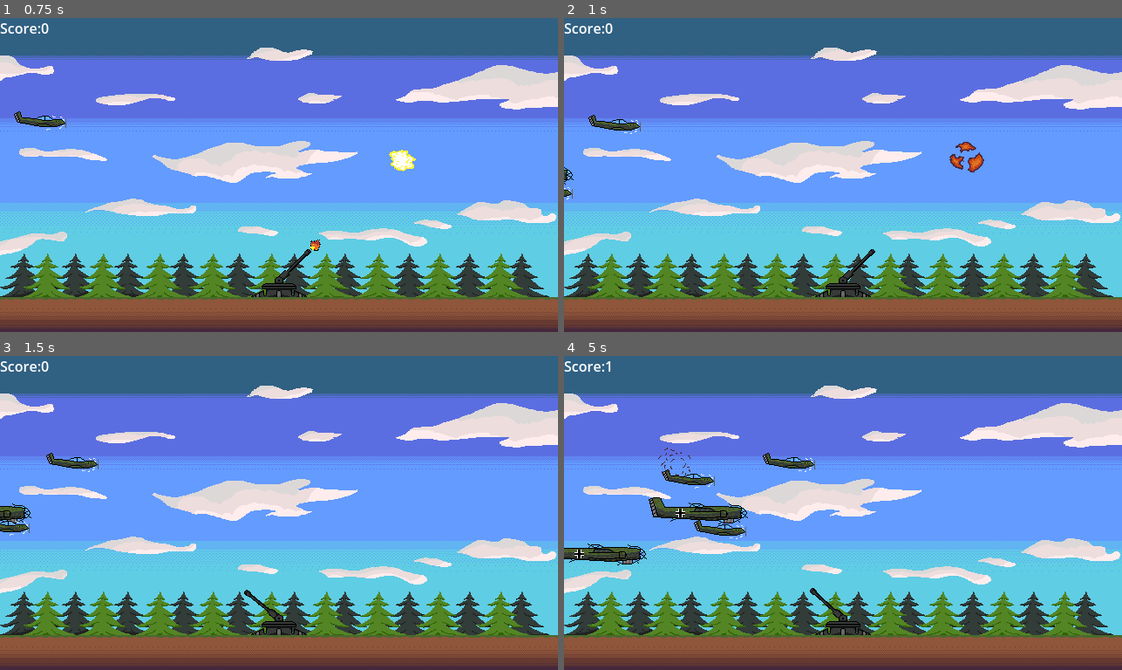
Above: before the commit, frames 1-4 (two rows, left to right).
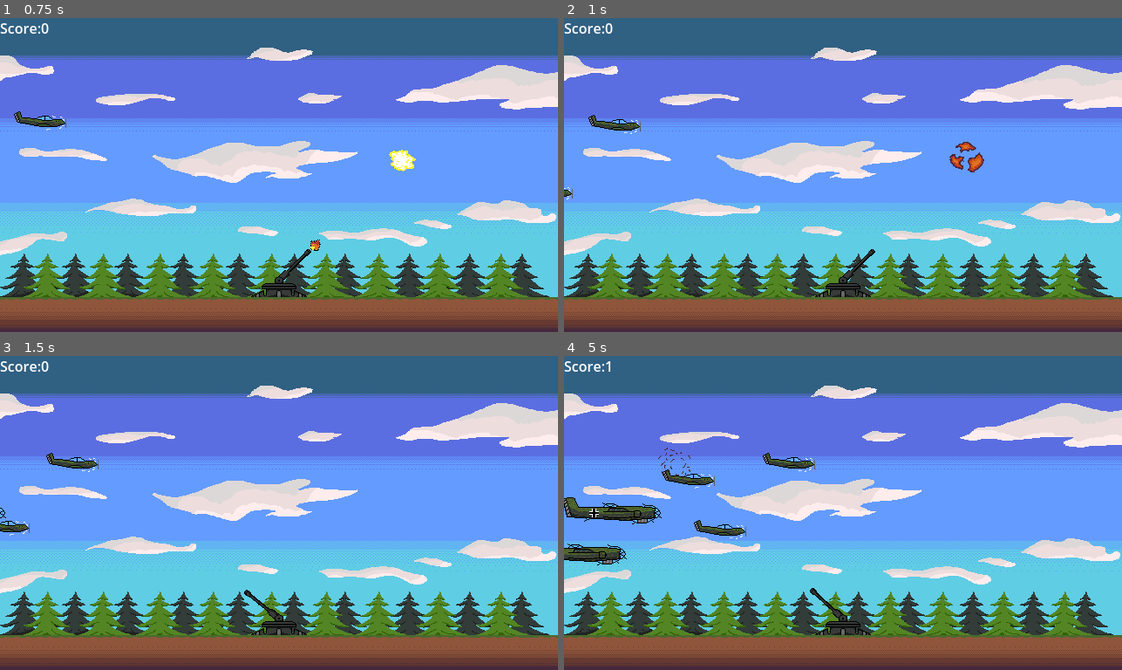
Above: after the commit, the same moments.

Repository: knyaz26/AA-Defence
Game: Godot game, scene res://game/main_map/main_map.tscn
Same seed, same stepped clock (60 frames per second), same inputs: the game is played once before the commit and once after it.
Inputs (mouse positions are in pixels of both pictures, inside the frame that each line leads up to):
- Up to frame 1 (0.75 s): tap Enter at 0.5 s; move the mouse to (401, 159) at 0.52 s; click (401, 159) at 0.6 s
- Up to frame 2 (1 s): no input
- Up to frame 3 (1.5 s): move the mouse to (167, 528) at 1.27 s; tap Enter at 1.35 s; click (167, 528) at 1.42 s
- Up to frame 4 (5 s): move the mouse to (898, 443) at 2.02 s; tap F at 2.1, 4.35 s; click (898, 443) at 2.17 s; move the mouse to (815, 575) at 2.77 s; click (815, 575) at 2.85 s; move the mouse to (1010, 560) at 3.52 s; tap Enter at 3.6 s; click (1010, 560) at 3.67 s; move the mouse to (675, 465) at 4.27 s; click (675, 465) at 4.42 s

Frame 1 is identical in both runs. In frame 2, less than 0.1% of the frame differs, in the area x 0-2%, y 47-54%; in frame 3, 0.2%; in frame 4, 2.1%, in the area x 0-33%, y 45-67%.

Commit message:
scismed the bombers speed

Diff:
--- /dev/null
+++ b/game/bomber/bomber.gd
@@ -0,0 +1,25 @@
+extends RigidBody2D
+
+var mode
+
+func _ready() -> void:
+	gravity_scale = 0
+	mode = "fly"
+
+func _process(delta: float) -> void:
+	match mode:
+		"fly":
+			fly()
+		"fall":
+			fall()
+
+func fly():
+	linear_velocity.x = 30
+
+func fall():
+	linear_velocity.y = 20
+
+#check for collisions with explosion instance.
+func _on_area_2d_body_entered(body: Node2D) -> void:
+	GlobalVariables.score += 1
+	mode = "fall"
--- a/game/bomber/bomber.tscn
+++ b/game/bomber/bomber.tscn
@@ -1,6 +1,6 @@
 [gd_scene load_steps=6 format=3 uid="uid://c5ibovjel713g"]
 
-[ext_resource type="Script" path="res://game/plane/plane.gd" id="1_j1jqx"]
+[ext_resource type="Script" path="res://game/bomber/bomber.gd" id="1_md0hl"]
 [ext_resource type="Texture2D" uid="uid://bwhk3ig1drq40" path="res://game/bomber/bomber1.png" id="2_qnmaf"]
 [ext_resource type="Texture2D" uid="uid://5kfb2oa4yqmy" path="res://game/bomber/bomber2.png" id="3_mfk1v"]
 
@@ -22,7 +22,7 @@
 size = Vector2(114, 31)
 
 [node name="Node2D" type="RigidBody2D"]
-script = ExtResource("1_j1jqx")
+script = ExtResource("1_md0hl")
 
 [node name="AnimatedSprite2D" type="AnimatedSprite2D" parent="."]
 sprite_frames = SubResource("SpriteFrames_0wysx")
